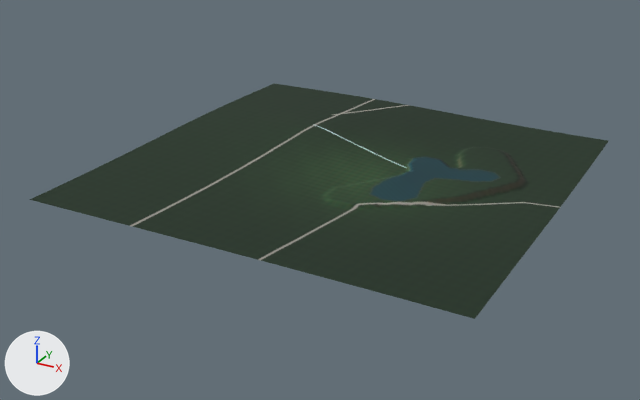
The glTF model assets/satellite_dem_tiles/terrain_real_T_E00_N02.glb: old version first, new version second.
The view is the same before and after, from a 50 mm camera at (1768.0, 546.0, 1541.0) aimed at (-66.0, 3881.0, -127.0). Every picture has the same lights, and +X, +Y and +Z are marked at lower left. The older version comes first.

The first picture shows 'Terrain_Real_DEM_T_E00_N02'.
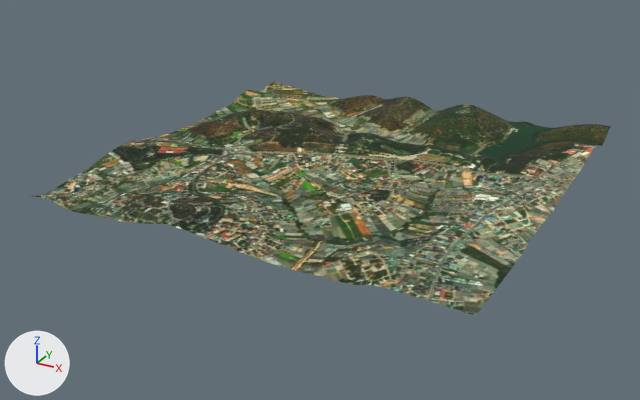
Pixel boxes (x1, y1, x2, y2) of what changed, in the pictures (640 x 400 px):
'Terrain_Real_DEM_T_E00_N02', recoloured, reshaped
    before: (30, 84, 608, 319)
    after: (30, 82, 611, 315)

The change, as a list of edits to the scene's bpy script:
```text
Add img_image_0:
    img_image_0 = load_image('Image_0', '_unpacked/Image_0', 1024, 1024, 'sRGB')
Add mat_mat_terrainreal_t_e00_n02:
    mat_mat_terrainreal_t_e00_n02 = principled_material('Mat_TerrainReal_T_E00_N02')
    mat_mat_terrainreal_t_e00_n02.texture = img_image_0
    mat_mat_terrainreal_t_e00_n02.roughness = 0.92
Change me_mesh_terrain_t_e00_n02:
    used by ob_terrain_real_dem_t_e00_n02; location = (0.0, 0.0, 0.0)
    remove me_mesh_terrain_t_e00_n02.from_pydata(...)  # 16641 vertices, 32768 faces; spans x -1000.0..1000.0, y 3000.0..5000.0, z -13.0..46.0
    remove me_mesh_terrain_t_e00_n02.materials.append(mat_mat_esri_satellite_t_e00_n02)  # picture img_esri_world_imagery_t_e00_n02_z16
    add me_mesh_terrain_t_e00_n02.from_pydata(...)  # 16641 vertices, 32768 faces; spans x -1000.0..1000.0, y 3000.0..5000.0, z -5.0..93.0
    me_mesh_terrain_t_e00_n02 part 1: 16515 of 16641 vertices moved; they spanned x -1000.0..1000.0, y 3000.0..5000.0, z -13.0..46.0 and now span x -1000.0..1000.0, y 3000.0..5000.0, z -5.0..93.0; mean shift (0.0, 0.0, 23.0); largest move (1000.0, 4625.0, -6.0) -> (1000.0, 4625.0, 79.0)
    add me_mesh_terrain_t_e00_n02.materials.append(mat_mat_terrainreal_t_e00_n02)  # picture img_image_0
```
